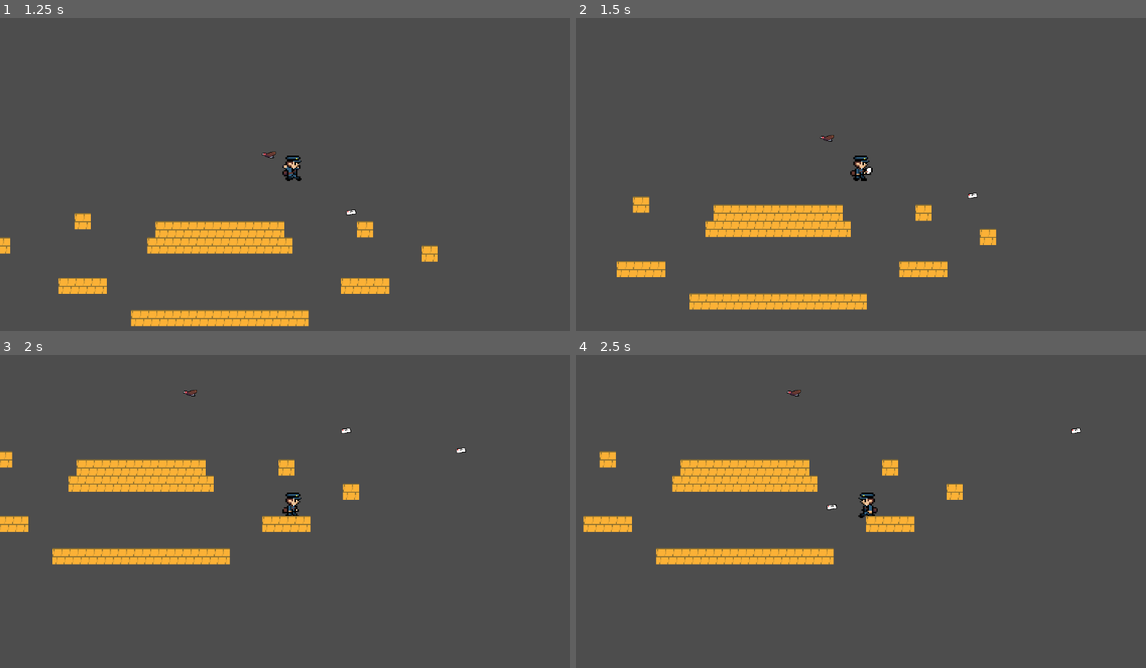
Above: before the commit, frames 1-4 (two rows, left to right).
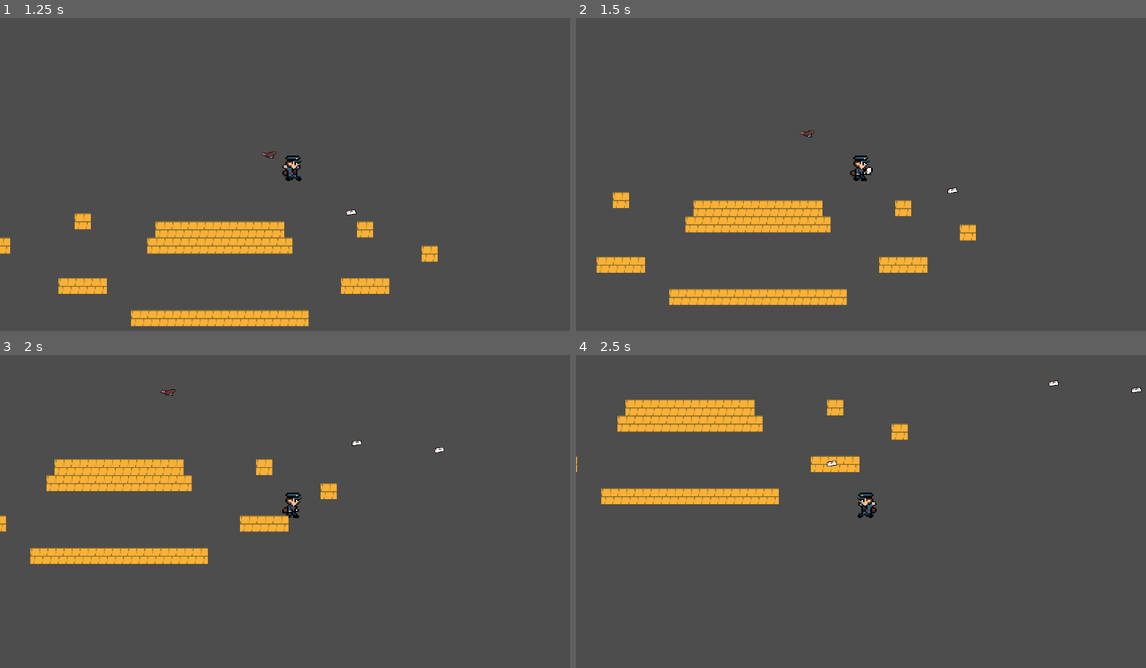
Above: after the commit, the same moments.

Repository: Suukhii/Delivery-through-time
Game: Godot game, scene res://scenes/game.tscn
Two runs of this game, one before a commit and one after it. Both use one fixed random seed, a clock stepped at 60 frames per second and the inputs below.
Inputs:
- Up to frame 1 (1.25 s): hold Right (move_right) from 0.53 s (still down); hold K (shoot_player_projectile) from 0.53 s (still down); tap Space (jump) at 0.77 s
- Up to frame 2 (1.5 s): keep holding Right (move_right); release K (shoot_player_projectile) at 1.28 s; tap K (shoot_player_projectile) at 1.35 s
- Up to frame 3 (2 s): keep holding Right (move_right); tap Space (jump) at 1.52 s
- Up to frame 4 (2.5 s): release Right (move_right) at 2.03 s; hold Left (move_left) from 2.03 s (still down); hold K (shoot_player_projectile) from 2.03 s (still down)

Frame 1 is identical in both runs. In frame 2, 6.2% of the frame differs, in the area x 3-74%, y 35-94%; in frame 3, 4.0%; in frame 4, 10%, in the area x 0-100%, y 8-67%.

Commit message:
Updated player movement

Diff:
--- a/scripts/player.gd
+++ b/scripts/player.gd
@@ -13,14 +13,14 @@
 var is_throwing := false
 
 func _input(event):
-	if event.is_action_pressed("shoot_player_projectile"):
-		shoot_projectile_with_throw()
-
 	if event.is_action_pressed("move_right"):
 		facing_direction = 1
 
 	if event.is_action_pressed("move_left"):
 		facing_direction = -1
+
+	if event.is_action_pressed("shoot_player_projectile"):
+		shoot_projectile_with_throw()
 
 
 func shoot_projectile_with_throw() -> void:
@@ -46,12 +46,6 @@
 
 
 func _physics_process(delta: float) -> void:
-	# Stop movement during throwing
-	if is_throwing:
-		velocity.x = 0
-		move_and_slide()
-		return
-
 	# Add gravity
 	if not is_on_floor():
 		velocity += get_gravity() * delta
@@ -62,6 +56,11 @@
 
 	# Movement
 	var direction := Input.get_axis("move_left", "move_right")
+
+	# Stop movement during throwing
+	if is_throwing:
+		move_and_slide()
+		return
 
 	# Sprite facing
 	if direction > 0:
